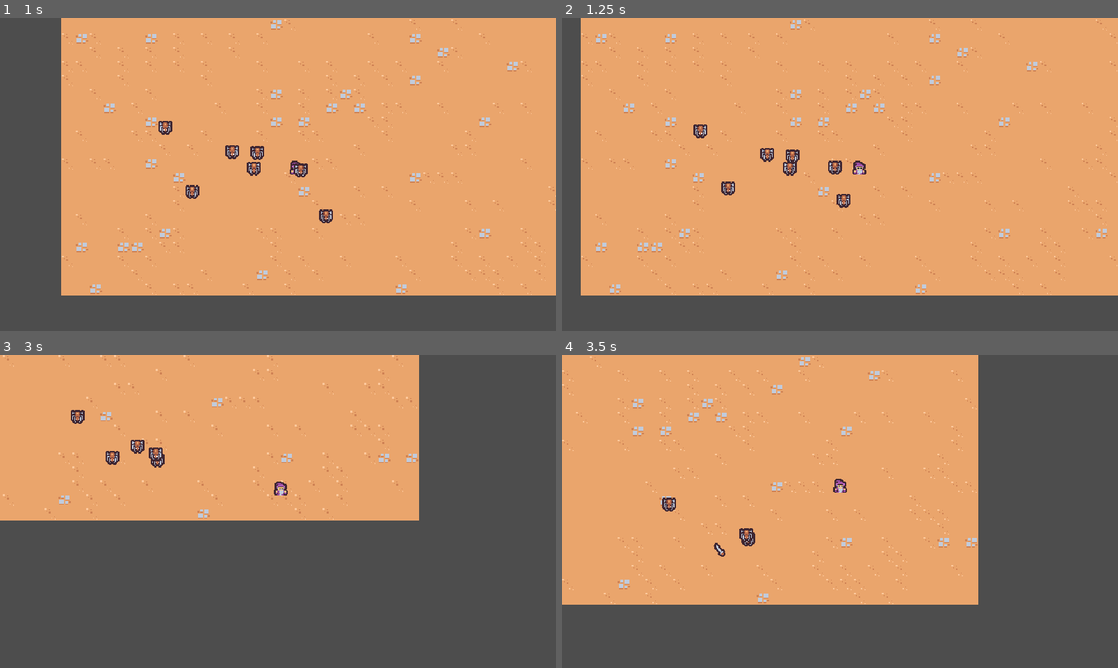
Above: before the commit, frames 1-4 (two rows, left to right).
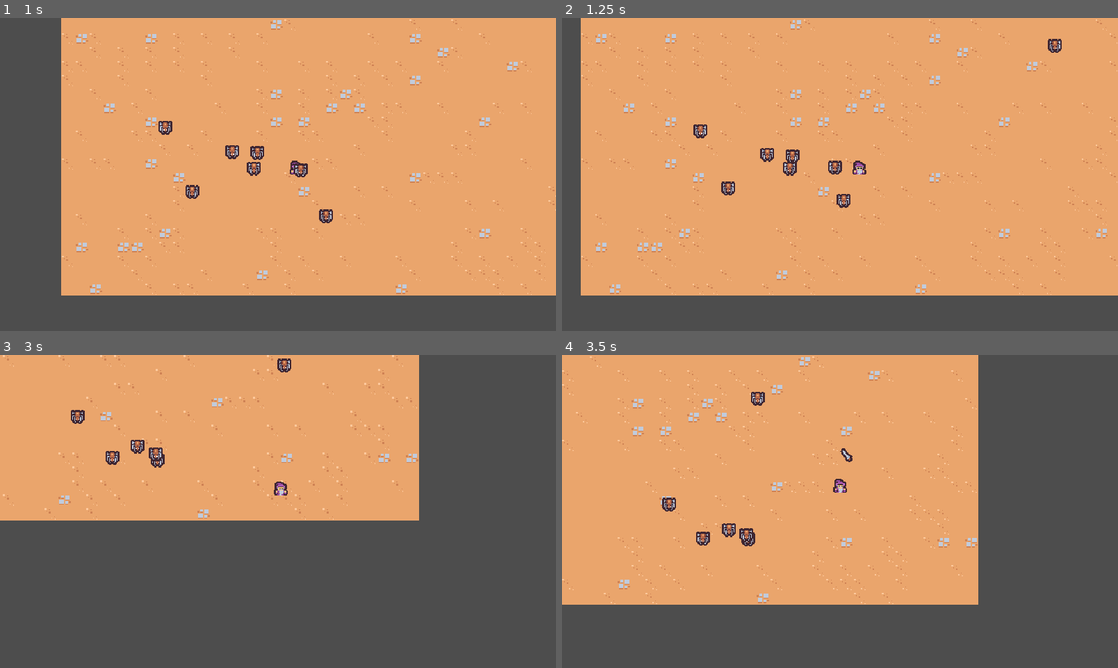
Above: after the commit, the same moments.

Repository: RdotSilva/Godot-2D-Survivor
Game: Godot game, scene res://scenes/main/main.tscn
Same seed, same stepped clock (60 frames per second), same inputs: the game is played once before the commit and once after it.
Inputs:
- Up to frame 1 (1 s): hold D (move_right) from 0.53 s (still down)
- Up to frame 2 (1.25 s): keep holding D (move_right)
- Up to frame 3 (3 s): release D (move_right) at 1.28 s; hold S (move_down) 1.28-2.03 s; hold D (move_right) 2.03-2.78 s; hold W (move_up) from 2.78 s (still down)
- Up to frame 4 (3.5 s): keep holding W (move_up)

Frame 1 is identical in both runs. In frame 2, 0.1% of the frame differs, in the area x 87-90%, y 6-12%; in frame 3, 0.1%; in frame 4, 0.4%, in the area x 24-53%, y 11-65%.

Commit message:
Add EnemeyManger to main scene

Diff:
--- a/scenes/main/main.tscn
+++ b/scenes/main/main.tscn
@@ -1,5 +1,6 @@
-[gd_scene load_steps=6 format=3 uid="uid://bif1is5fthxbt"]
+[gd_scene load_steps=7 format=3 uid="uid://bif1is5fthxbt"]
 
+[ext_resource type="PackedScene" uid="uid://cyg516wn5syhj" path="res://scenes/manager/enemy_manager.tscn" id="1_et0tq"]
 [ext_resource type="PackedScene" uid="uid://cetlcnevlmuq6" path="res://scenes/player/player.tscn" id="1_grfab"]
 [ext_resource type="PackedScene" uid="uid://dpmu5kqum7usq" path="res://scenes/game_camera/game_camera.tscn" id="1_hn8lh"]
 [ext_resource type="TileSet" uid="uid://b5b2ow5nthbsr" path="res://resources/tileset.tres" id="1_x1fco"]
@@ -7,6 +8,8 @@
 [ext_resource type="Script" path="res://scenes/basic_enemy/basic_enemy.gd" id="5_bm4iw"]
 
 [node name="Main" type="Node"]
+
+[node name="EnemyManager" parent="." instance=ExtResource("1_et0tq")]
 
 [node name="GameCamera" parent="." instance=ExtResource("1_hn8lh")]
 
